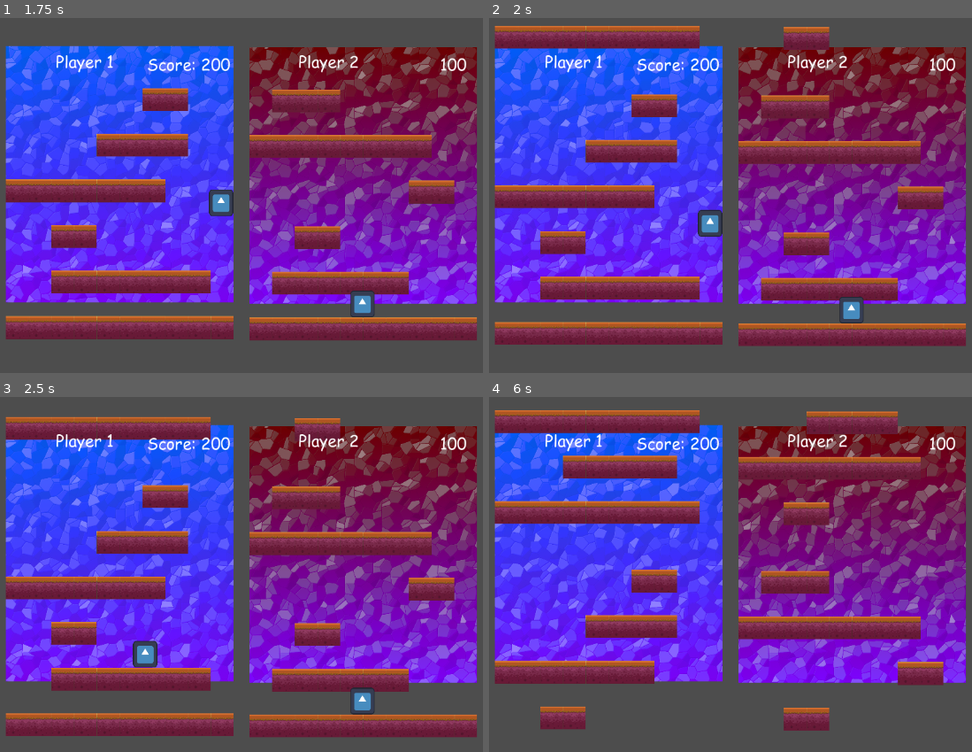
Above: before the commit, frames 1-4 (two rows, left to right).
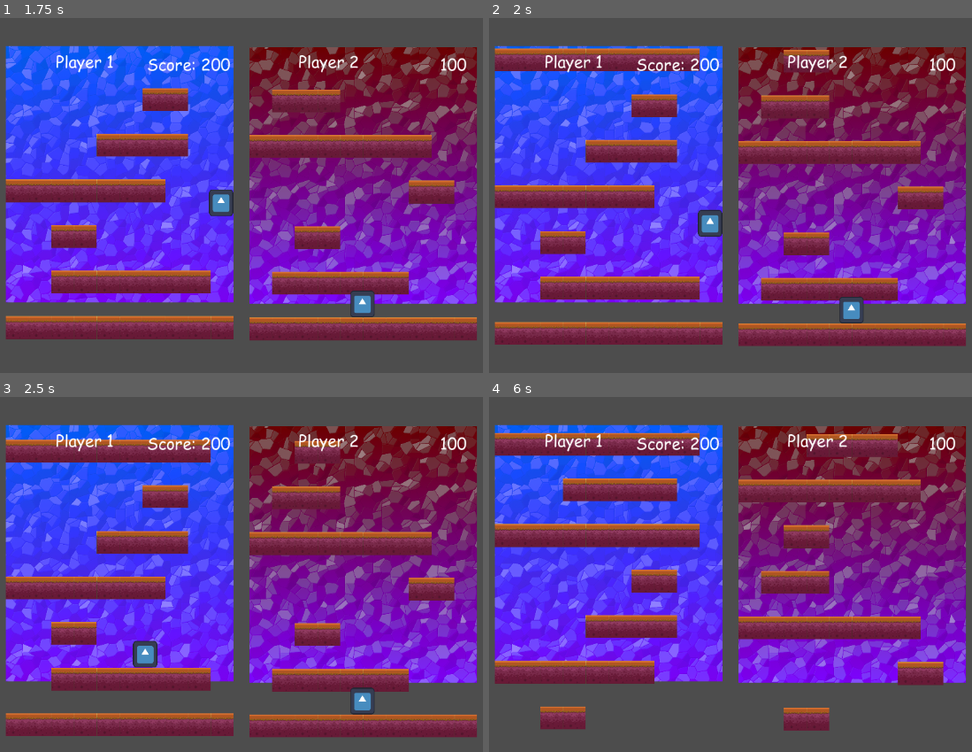
Above: after the commit, the same moments.

Repository: LegacyMD/xd_tower
Game: Godot game, scene res://scenes/root_scene.tscn
The game is run twice, just before and just after one commit, with the same random seed, the same clock (stepped at 60 frames per second) and the same inputs. The engine's default icon, where the game draws it, is replaced by a stand-in: a white triangle on a blue panel in a dark square.
Inputs (mouse positions are in pixels of both pictures, inside the frame that each line leads up to):
- Up to frame 1 (1.75 s): move the mouse to (386, 152) at 0.52 s; hold D (player0_right) from 0.53 s (still down); click (386, 152) at 0.67 s; tap W (player0_up) at 0.77, 1.52 s; move the mouse to (91, 195) at 1.27 s
- Up to frame 2 (2 s): keep holding D (player0_right)
- Up to frame 3 (2.5 s): move the mouse to (304, 464) at 2.02 s; release D (player0_right) at 2.03 s; hold A (player0_left) from 2.03 s (still down)
- Up to frame 4 (6 s): move the mouse to (687, 631) at 2.77 s; release A (player0_left) at 2.78 s; hold D (player0_right) 2.78-4.28 s; click (687, 631) at 2.92 s; tap W (player0_up) at 3.02, 3.77, 4.52 s; move the mouse to (933, 613) at 3.52 s; move the mouse to (508, 492) at 4.27 s; hold A (player0_left) 4.28-5.03 s; move the mouse to (754, 553) at 5.02 s; hold D (player0_right) 5.03-5.78 s; click (754, 553) at 5.17 s; move the mouse to (614, 453) at 5.77 s; hold A (player0_left) from 5.78 s (still down)

Frame 1 is identical in both runs. In frame 2, 6.3% of the frame differs, in the area x 1-71%, y 2-16%; in frame 3, 6.3%; in frame 4, 21%, in the area x 1-90%, y 3-43%.

Commit message:
Fix initial spawning row position

Diff:
--- a/scenes/platform_spawner.gd
+++ b/scenes/platform_spawner.gd
@@ -1,12 +1,12 @@
 extends Node2D
 
 var last_platform_spawn_position : float = 0.0
-var last_platform_spawn_row_idx : int = -3
+var last_platform_spawn_row_idx : int = -2
 
 # Computes size of a platofrm tile in pixels
 func _compute_tile_size(player_view_rect):
     var desired_tile_dim = Settings.TILE_SIZE # Same is used for height and width
-    print("Is tile_size_divisible? %s" % ("No" if int(player_view_rect.size.x) % desired_tile_dim else "Yes"))
+    #print("Is tile_size_divisible? %s" % ("No" if int(player_view_rect.size.x) % desired_tile_dim else "Yes"))
     return Vector2i(desired_tile_dim, desired_tile_dim)
 
 # Computes how many tiles fit horizontally and vertically on a single player_view
--- a/scenes/root_scene.tscn
+++ b/scenes/root_scene.tscn
@@ -1,8 +1,7 @@
-[gd_scene load_steps=5 format=3 uid="uid://be1m1bli4kvxx"]
+[gd_scene load_steps=4 format=3 uid="uid://be1m1bli4kvxx"]
 
 [ext_resource type="PackedScene" uid="uid://c0df40lhsahqm" path="res://scenes/player_view.tscn" id="1_mew4d"]
 [ext_resource type="Texture2D" uid="uid://bnhppr88odaml" path="res://images/bg2.png" id="2_3fxt5"]
-[ext_resource type="Script" path="res://scenes/score_label.gd" id="2_exf4l"]
 [ext_resource type="PackedScene" uid="uid://dhnwcp01tc7x1" path="res://scenes/platform_spawner.tscn" id="3_ny1kp"]
 
 [node name="RootNode" type="Node2D"]
@@ -12,9 +11,6 @@
 
 [node name="Background" parent="PlayerView" index="0"]
 position = Vector2(0, 0)
-
-[node name="ScoreLabel" parent="PlayerView" index="4"]
-script = ExtResource("2_exf4l")
 
 [node name="PlayerView2" parent="." instance=ExtResource("1_mew4d")]
 position = Vector2(328, -14)
